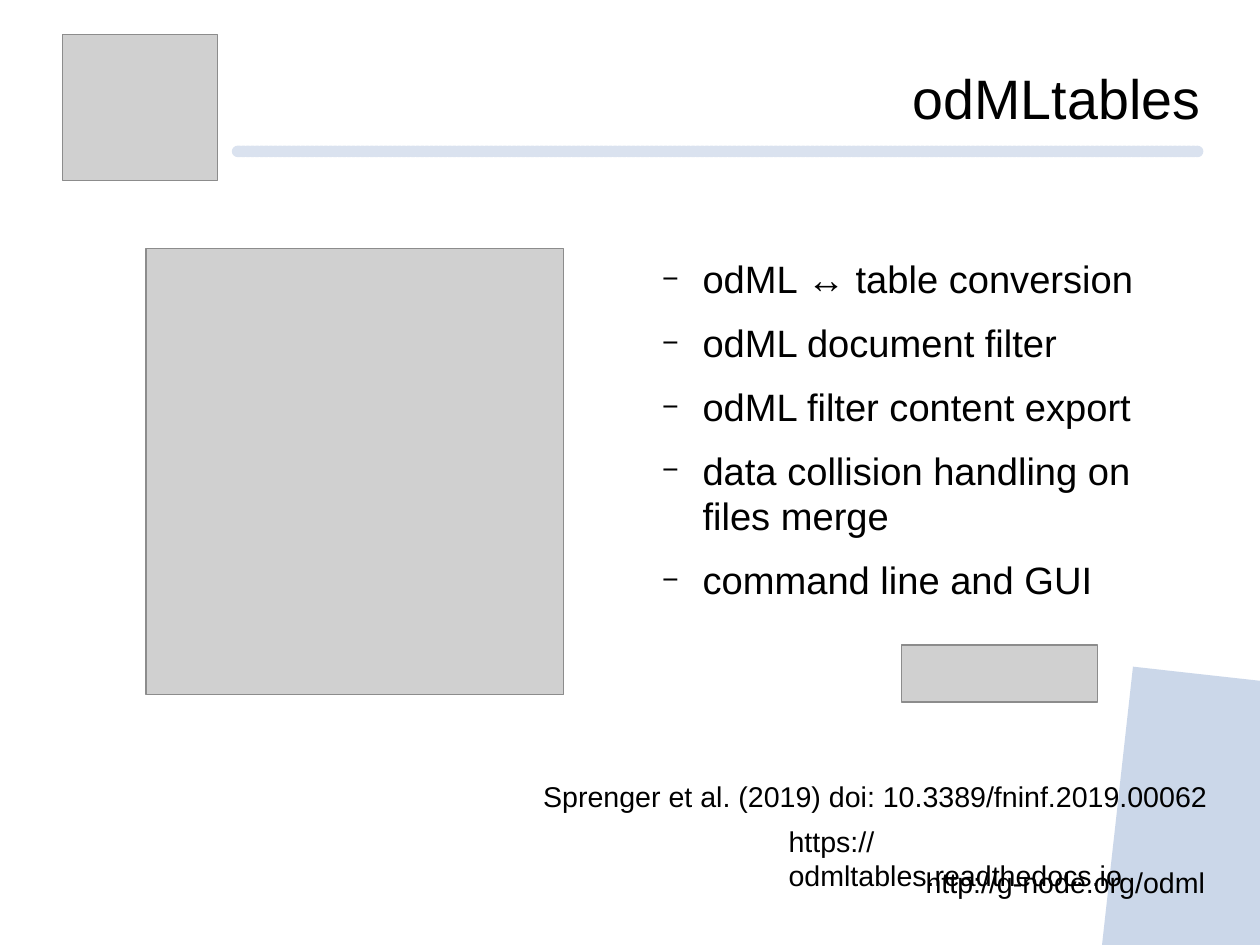
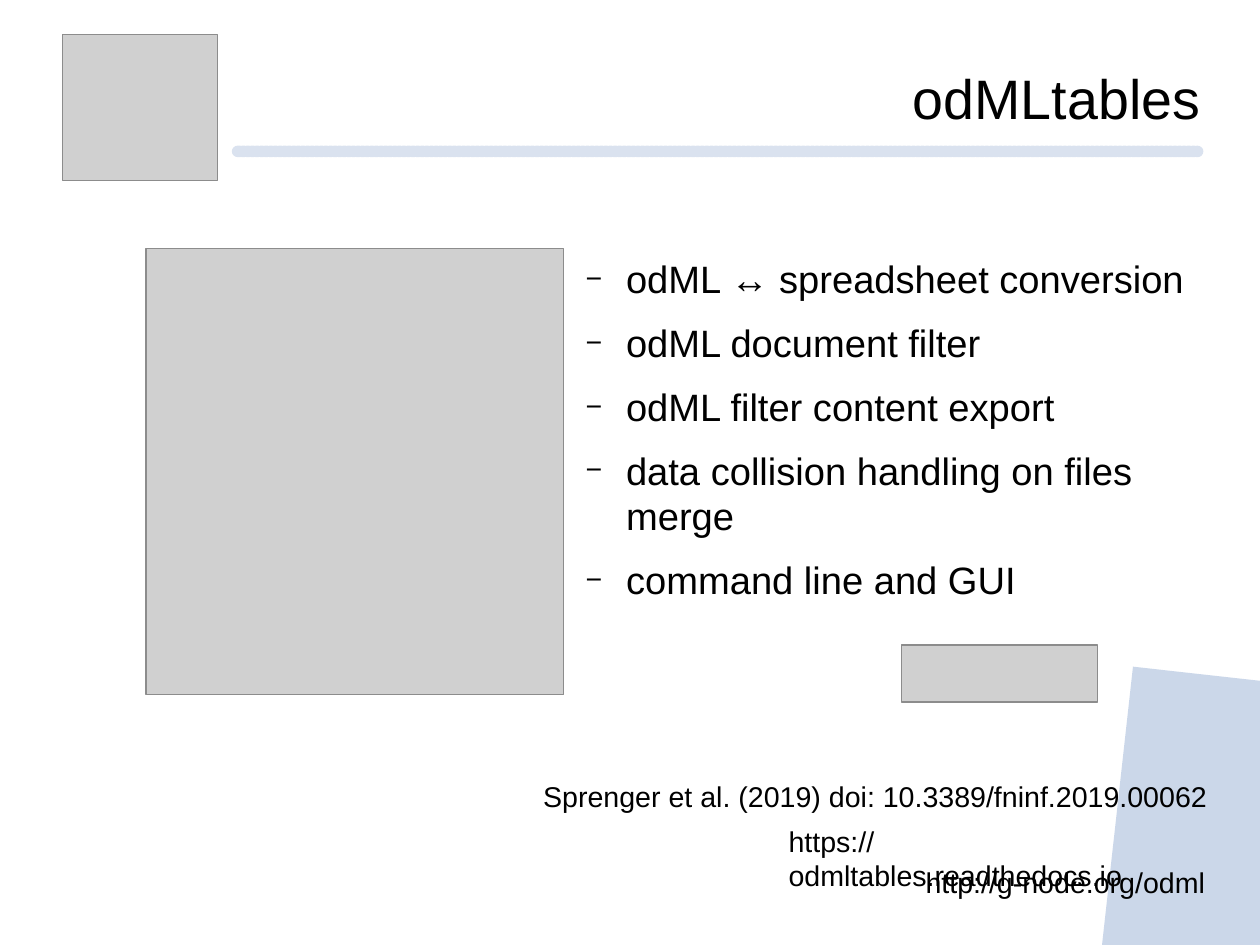
Before and after one commit to mpsonntag/prespost, a slide deck: slide 13 of 202109_BCCN_online/202109_BCCN_Online_conference.odp. Drawn at 1260x945 pixels with LibreOffice and Linux fonts; fonts in the diff are those of the drawing; grey boxes stand for pictures; background and template pictures are left out. Boxes give left, top, right and bottom in pixels: in the first picture for what was removed or moved away, otherwise in the second. Text is boxed around its words. In the diff, an @@ line names an element or a change of style, - is before the commit and + after.

```diff
--- a/202109_BCCN_online/202109_BCCN_Online_conference.odp
+++ b/202109_BCCN_online/202109_BCCN_Online_conference.odp
@@ text "odML ↔ spreadsheet conversion": place and size @@
-text "odML ↔ spreadsheet conversion" at bbox=[703, 265, 1133, 595]
+text "odML ↔ spreadsheet conversion" at bbox=[626, 265, 1183, 595]
@@ text at bbox=[626, 265, 1183, 301]: text changed @@
-  − odML ↔ table conversion
+  − odML ↔ spreadsheet conversion
```
Also in this commit, not shown: 7 other slides changed, 1 other file.
